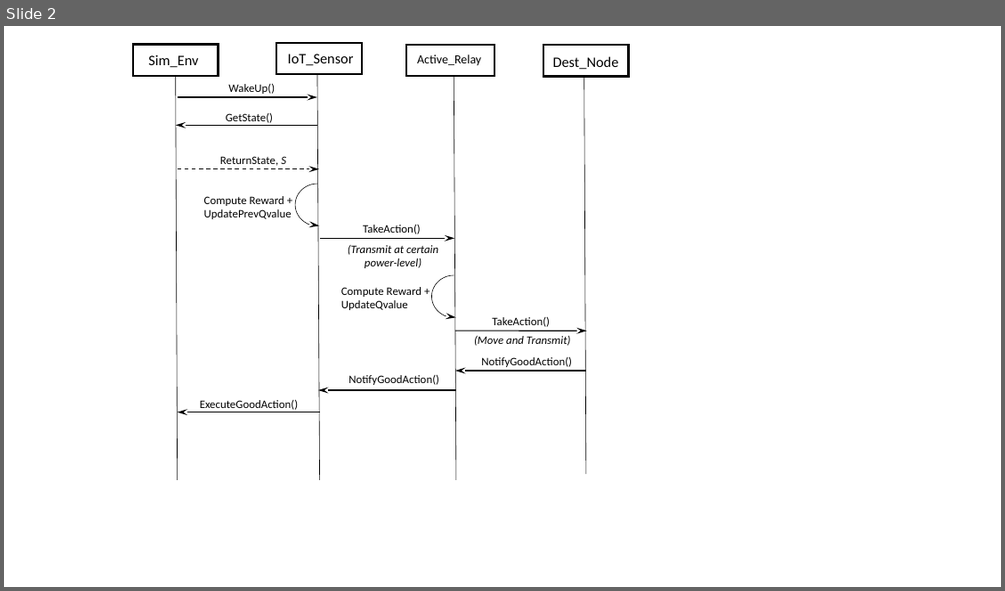
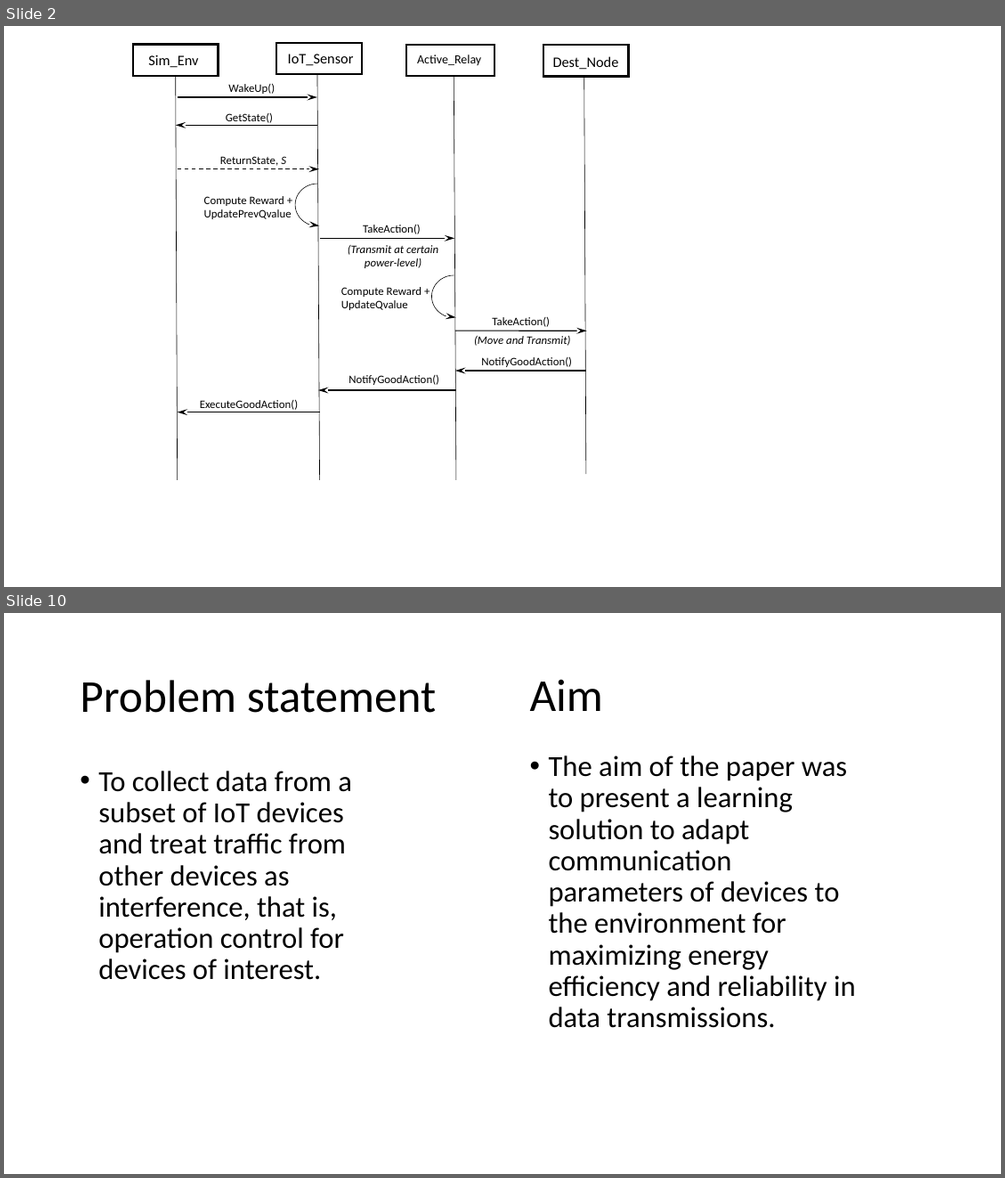
Before and after one commit to tunjiomoniwa/RLwork, a slide deck: UML IoT paper.pptx. Shown one above the other, each under a label of ours: slide 2 before the commit, slides 2 and 10 after it; the slides between them are not shown. The pictures are 1005x591 and 1005x1178 pixels, drawn with LibreOffice and Linux fonts; fonts in the diff are those of the drawing. Boxes give left, top, right and bottom in pixels: in the first picture for what was removed or moved away, otherwise in the second. Text is boxed around its words. In the diff, an @@ line names an element or a change of style, - is before the commit and + after.

```diff
--- a/UML IoT paper.pptx
+++ b/UML IoT paper.pptx
@@ slide 10 added at [4,613,1001,1174], background #FFFFFF @@
@@ title added at [80,680,436,713], 44 pt, text #000000 @@
+Problem statement
@@ text added at [530,679,603,711], 44 pt, text #000000 @@
+Aim
@@ text added at [98,771,352,980], 28 pt, text #000000 @@
+• To collect data from a subset of IoT devices and treat traffic from other devices as interference, that is, operation control for devices of interest.
@@ text added at [549,755,856,1028], 28 pt, text #000000 @@
+• The aim of the paper was to present a learning solution to adapt communication parameters of devices to the environment for maximizing energy efficiency and reliability in data transmissions.
```
Also in this commit, not shown: 1 slide changed, 10 other slides added, 9 other files.
